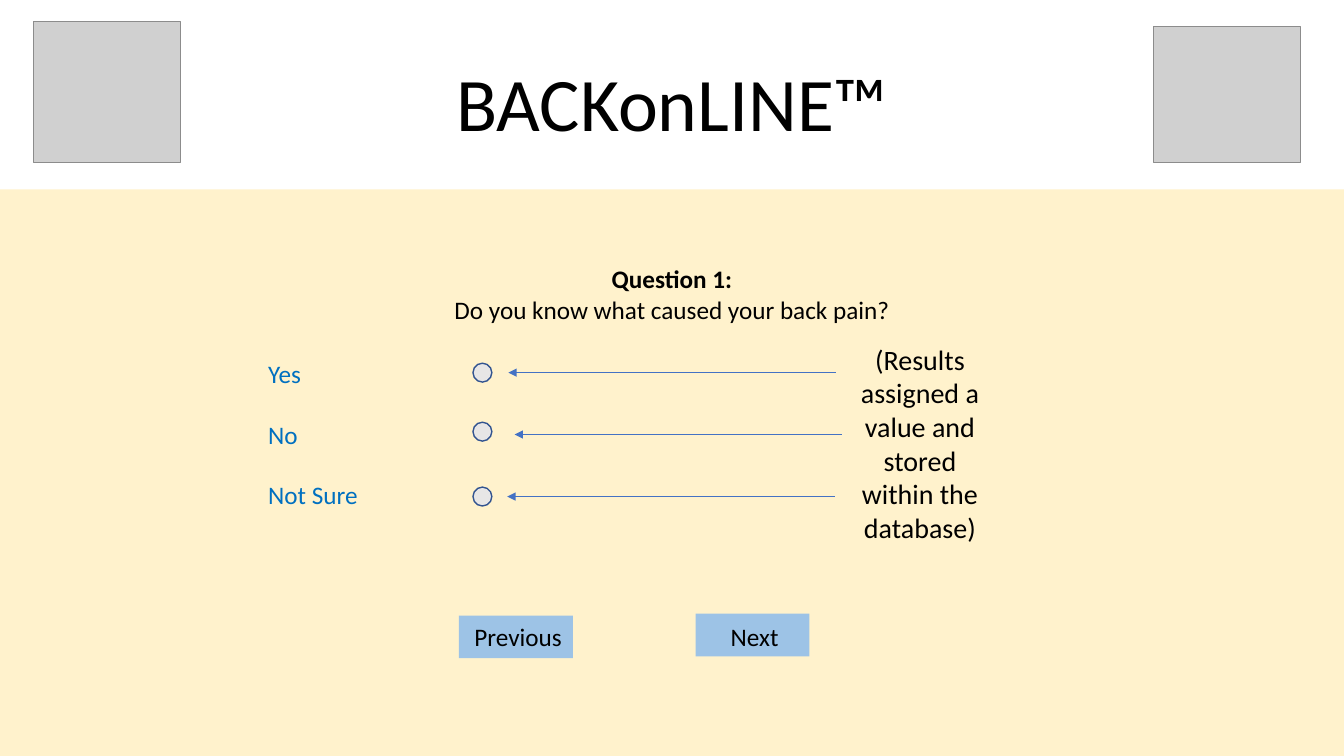
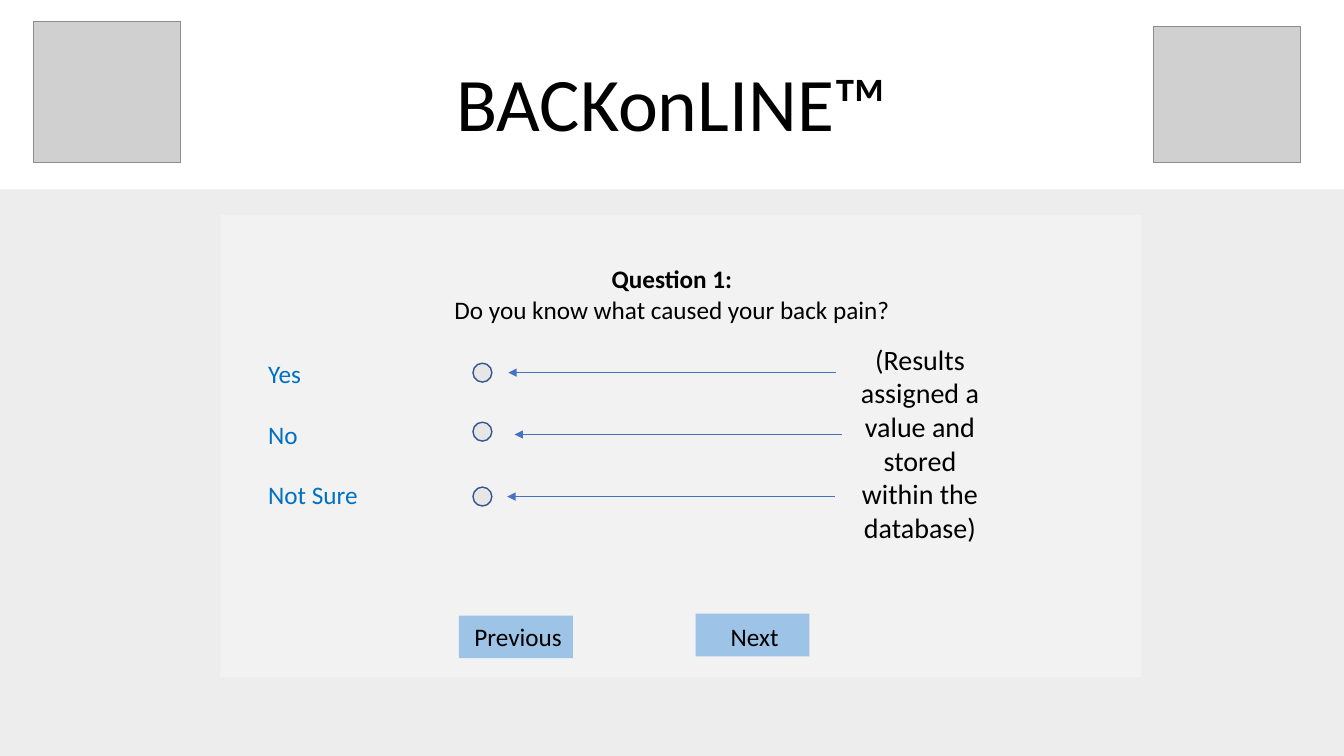
Before and after one commit to SQUIZXZ/Back-pain-consultation-web-app, a slide deck: slide 1 of SLIDES/SiteDesign.pptx. Drawn at 1344x756 pixels with LibreOffice and Linux fonts; fonts in the diff are those of the drawing; grey boxes stand for pictures. Boxes give left, top, right and bottom in pixels: in the first picture for what was removed or moved away, otherwise in the second. Text is boxed around its words. In the diff, an @@ line names an element or a change of style, - is before the commit and + after.

```diff
--- a/SLIDES/SiteDesign.pptx
+++ b/SLIDES/SiteDesign.pptx
@@ rectangle "y" at (0, 190, 1344, 756): fill #FFF2CC to #EDEDED @@
@@ rectangle at (221, 215, 1142, 677): fill #FFF2CC to #F2F2F2 @@
```
Also in this commit, not shown: 4 other files.
